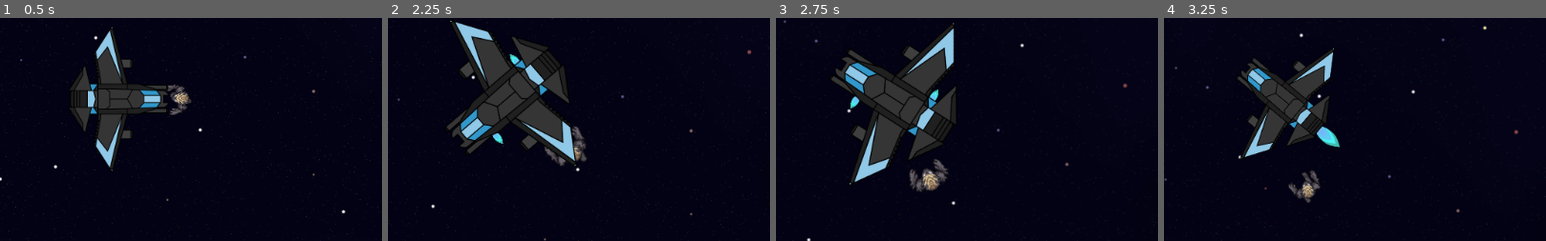
Above: before the commit, frames 1-4 (left to right).
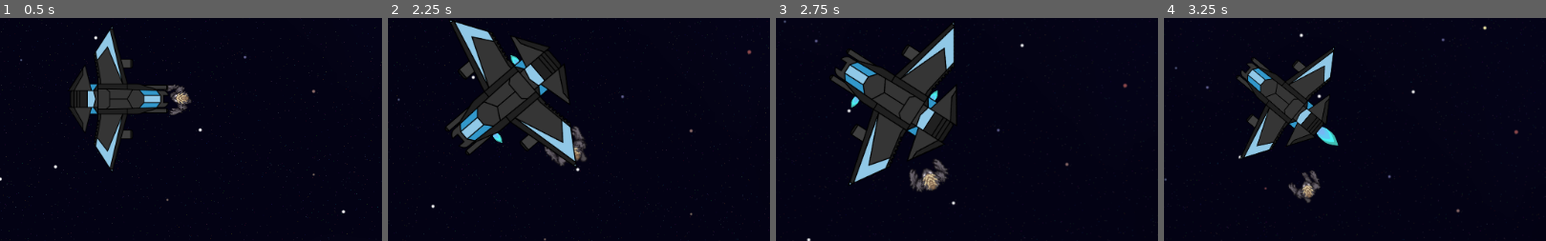
Above: after the commit, the same moments.

Repository: Bradels/minijam2022
Game: Godot game, scene res://Scenes/TestWorld.tscn
Same seed, same stepped clock (60 frames per second), same inputs: the game is played once before the commit and once after it. This scene is started directly instead of the project's main scene.
Inputs (mouse positions are % of the whole screen's width and height, from its top left):
- Up to frame 1 (0.5 s): no input
- Up to frame 2 (2.25 s): move the mouse to (72, 45) at 0.52 s; press the mouse at (72, 45) at 0.53 s; hold D (right) 0.53-1.28 s; move the mouse to (30, 55) at 1.27 s; release the mouse at (30, 55) at 1.28 s; hold S (down) 1.28-2.03 s; right-click (30, 55) at 1.35 s; move the mouse to (60, 28) at 2.02 s; hold D (right) from 2.03 s (still down); hold Mouse wheel up (zoom_in) from 2.03 s (still down)
- Up to frame 3 (2.75 s): keep holding D (right); keep holding Mouse wheel up (zoom_in)
- Up to frame 4 (3.25 s): move the mouse to (45, 70) at 2.77 s; release D (right) at 2.78 s; release Mouse wheel up (zoom_in) at 2.78 s; hold W (ship_forward) from 2.78 s (still down); tap Mouse wheel down (zoom_out) at 2.85 s
The pictures show only the part of the screen within x 34-84%, y 32-82%; the shares and areas given below are measured in that part.

Frame 1 is identical in both runs. In frame 2, less than 0.1% of the frame differs, in the area x 27-35%, y 16-57%; in frame 3, less than 0.1%; in frame 4, 0.1%, in the area x 40-46%, y 48-59%.

Commit message:
tweak: move pew sound onto the phaser projectile

Diff:
--- a/Scenes/Entities/Projectiles/Phaser.tscn
+++ b/Scenes/Entities/Projectiles/Phaser.tscn
@@ -1,7 +1,8 @@
-[gd_scene load_steps=4 format=2]
+[gd_scene load_steps=5 format=2]
 
 [ext_resource path="res://Scripts/Entities/Projectile.gd" type="Script" id=1]
 [ext_resource path="res://Sprites/Phaser.png" type="Texture" id=2]
+[ext_resource path="res://Resources/Audio/Pew.mp3" type="AudioStream" id=3]
 
 [sub_resource type="CapsuleShape2D" id=8]
 radius = 4.0
@@ -21,4 +22,9 @@
 rotation = -1.5708
 shape = SubResource( 8 )
 
+[node name="SoundByte" type="AudioStreamPlayer" parent="."]
+stream = ExtResource( 3 )
+volume_db = -10.0
+pitch_scale = 0.5
+
 [connection signal="body_entered" from="Hitbox" to="." method="_on_Hitbox_body_entered"]
--- a/Scenes/Entities/Spaceship.tscn
+++ b/Scenes/Entities/Spaceship.tscn
@@ -7,7 +7,6 @@
 [ext_resource path="res://Scripts/Entities/Spaceship/Weapons.gd" type="Script" id=5]
 [ext_resource path="res://Scripts/Entities/Spaceship/Camera.gd" type="Script" id=6]
 [ext_resource path="res://Scripts/Entities/Spaceship/HUD.gd" type="Script" id=7]
-[ext_resource path="res://Resources/Audio/Pew.mp3" type="AudioStream" id=8]
 
 [sub_resource type="CircleShape2D" id=12]
 radius = 60.0
@@ -82,7 +81,6 @@
 rotation = 1.5708
 scale = Vector2( 0.5, 0.5 )
 frames = SubResource( 16 )
-frame = 1
 playing = true
 
 [node name="ReverseLeft" type="AnimatedSprite" parent="Thrusters"]
@@ -90,7 +88,6 @@
 rotation = 1.5708
 scale = Vector2( 0.2, 0.2 )
 frames = SubResource( 16 )
-frame = 1
 playing = true
 flip_v = true
 
@@ -99,7 +96,6 @@
 rotation = 1.5708
 scale = Vector2( 0.2, 0.2 )
 frames = SubResource( 16 )
-frame = 1
 playing = true
 flip_v = true
 
@@ -107,7 +103,6 @@
 position = Vector2( 32, -24 )
 scale = Vector2( 0.2, 0.2 )
 frames = SubResource( 16 )
-frame = 1
 playing = true
 flip_v = true
 
@@ -115,7 +110,6 @@
 position = Vector2( -32, -24 )
 scale = Vector2( 0.2, 0.2 )
 frames = SubResource( 16 )
-frame = 1
 playing = true
 flip_v = true
 
@@ -123,14 +117,12 @@
 position = Vector2( 32, 24 )
 scale = Vector2( 0.2, 0.2 )
 frames = SubResource( 16 )
-frame = 1
 playing = true
 
 [node name="RightRear" type="AnimatedSprite" parent="Thrusters"]
 position = Vector2( -32, 24 )
 scale = Vector2( 0.2, 0.2 )
 frames = SubResource( 16 )
-frame = 1
 playing = true
 
 [node name="Weapons" type="Node2D" parent="."]
@@ -147,6 +139,3 @@
 
 [node name="RailgunRight" type="Node2D" parent="Weapons"]
 position = Vector2( 20, 48 )
-
-[node name="Pew" type="AudioStreamPlayer" parent="."]
-stream = ExtResource( 8 )
--- a/Scripts/Entities/Projectile.gd
+++ b/Scripts/Entities/Projectile.gd
@@ -1,14 +1,20 @@
 extends Node2D
 
-var path_to_scene = "res://Scenes/Entities/Projectiles/Bullet.tscn"
+onready var sound_byte = $SoundByte
 var velocity = Vector2()
+
+
+func _ready():
+	sound_byte.play(0.0)
 
 
 func _process(delta):
 	position += velocity * delta
 
+	if !sound_byte.playing && !visible:
+		queue_free()
 
 func _on_Hitbox_body_entered(body):
 	if "Enemy" in body.name:
+		visible = false
 		body.hurt(1)
-		queue_free()
--- a/Scripts/Entities/Spaceship/Spaceship.gd
+++ b/Scripts/Entities/Spaceship/Spaceship.gd
@@ -14,7 +14,8 @@
 
 
 func _ready():
-	($Pew.stream as AudioStreamMP3).loop = false
+	pass
+
 
 func _physics_process(delta):
 	thrusters.off()
@@ -58,7 +59,6 @@
 
 	if Input.is_action_pressed('ship_fire_primary'):
 		weapons.fire_primary()
-		$Pew.play(0.0)
 
 	if Input.is_action_pressed('ship_fire_secondary'):
 		weapons.fire_secondary()
--- a/Scripts/Entities/Spaceship/Weapons.gd
+++ b/Scripts/Entities/Spaceship/Weapons.gd
@@ -19,6 +19,7 @@
 var secondary_rate : float = 0.5
 var secondary_speed : int = 1536
 onready var secondary_delta : float = 1 / secondary_rate
+onready var secondary_sound_byte = $Pew
 
 
 func _ready():
Not shown, changed: Resources/Audio/Pew.mp3.import
Not shown: 1 places in Scenes/Entities/Spaceship.tscn that only renumber resources
